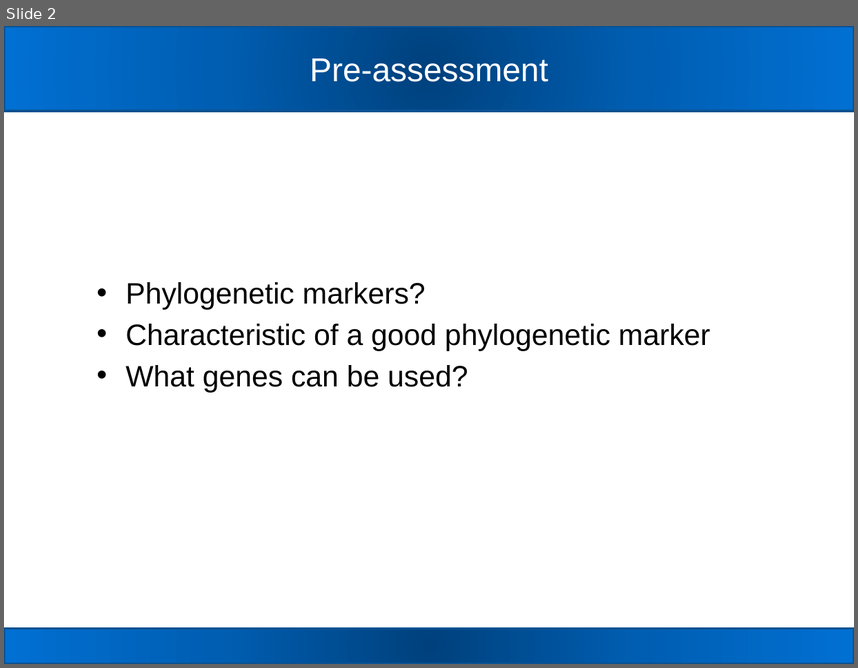
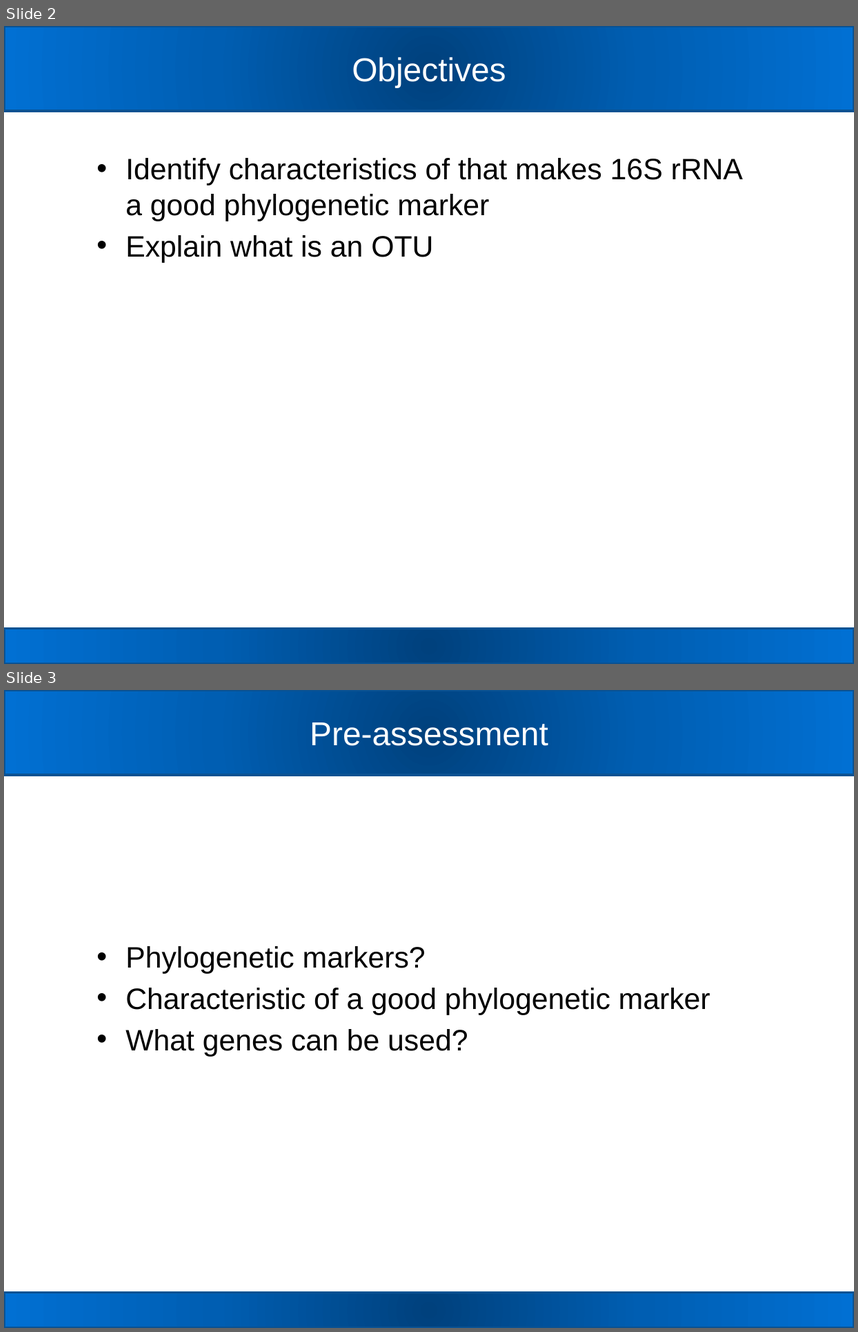
Before and after one commit to carden24/MIC506-Workshop, a slide deck: W2_16S_analysis.pptx. Shown one above the other, each under a label of ours: slide 2 before the commit, slides 2 and 3 after it. The pictures are 858x668 and 858x1332 pixels, drawn with LibreOffice and Linux fonts; fonts in the diff are those of the drawing. Boxes give left, top, right and bottom in pixels: in the first picture for what was removed or moved away, otherwise in the second. Text is boxed around its words. In the diff, an @@ line names an element or a change of style, - is before the commit and + after.

```diff
--- a/W2_16S_analysis.pptx
+++ b/W2_16S_analysis.pptx
@@ slide 2 added at [4,26,854,664], background #FFFFFF; not listed: 2 template elements that a slide beside it also shows @@
@@ title added at [352,57,506,87], 28 pt, text #FFFFFF @@
+Objectives
@@ text added at [125,158,743,262], 25 pt, text #000000 @@
+• Identify characteristics of that makes 16S rRNA a good phylogenetic marker
+• Explain what is an OTU
@@ what was slide 2 is now slide 3 @@
```
Also in this commit, not shown: 4 slides changed, 2 other slides added, 3 other files.
